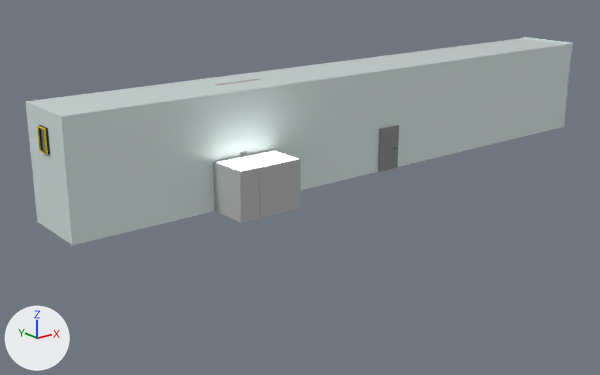
The Blender file Blender/Afonso/Corredor_Afonso_v3.blend: old version first, new version second.
Rendered twice from a 50 mm camera at (-158.5, -176.2, 65.2) aimed at (-16.4, 1.4, -5.8). The axes (+X, +Y, +Z) are drawn at lower left. The lights are the same throughout.

Objects in the first picture: 'Corredor Principal', 'elevador', 'porta1'.
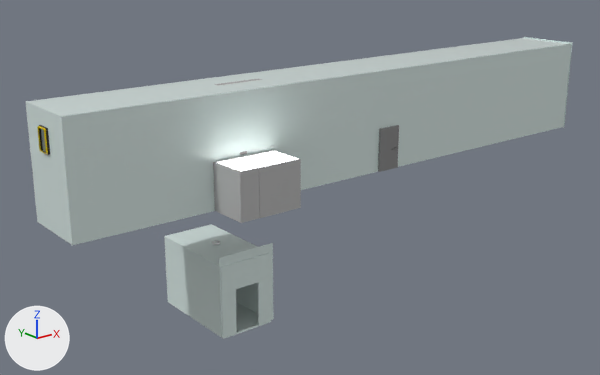
Patch to the scene script:
```diff
--- a/Blender/Afonso/Corredor_Afonso_v3.blend.py
+++ b/Blender/Afonso/Corredor_Afonso_v3.blend.py
@@ me_cube_007 @@
+me_cube_007.from_pydata(...)  # 64 vertices, 25 faces; spans x -16.2..0.2, y -7.4..20.5, z -15.8..6.4
+me_cube_007.materials.append(mat_tile)  # white #d8e7e4
@@ ob_room @@
+ob_room = bpy.data.objects.new('Room', me_cube_007)
+ob_room.location = (-39.1, -8.6, -18.6)
```

Pixel boxes (x1, y1, x2, y2) of what changed, in the pictures (600 x 375 px):
'Room', added: after (164, 224, 274, 339)
